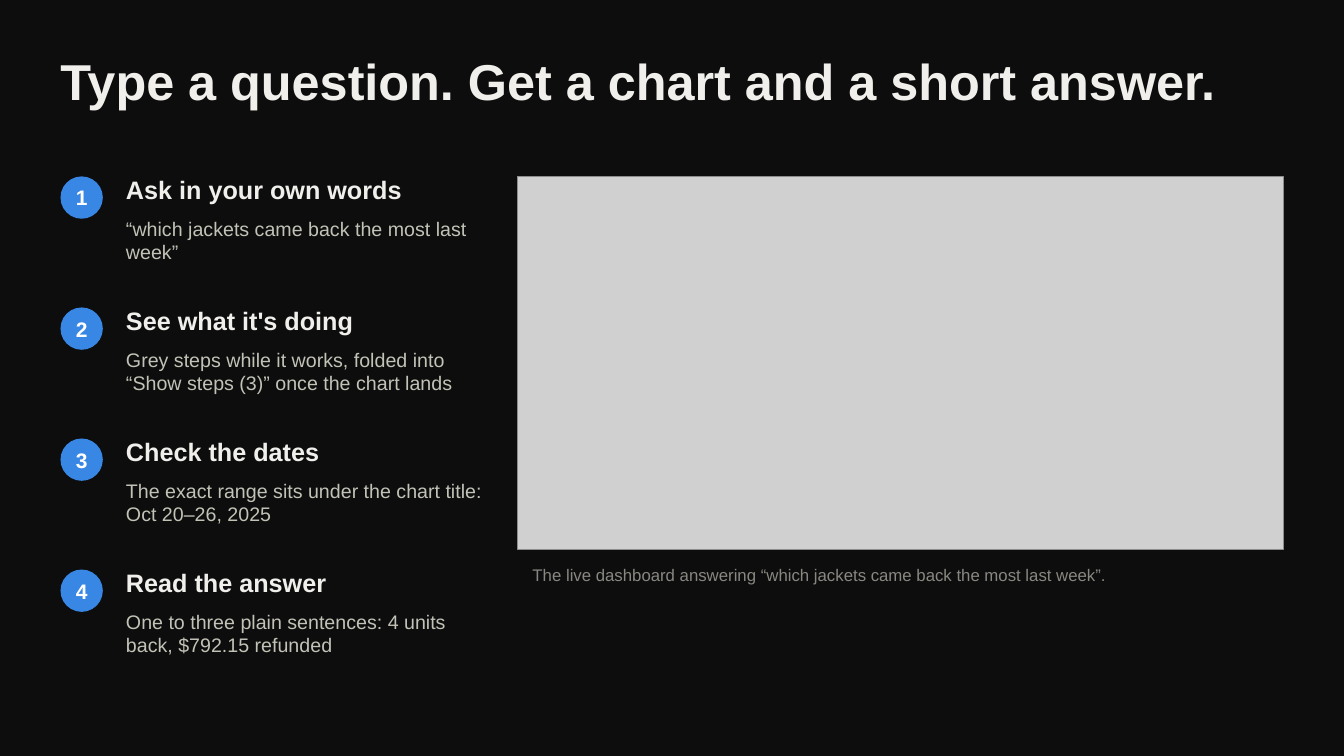
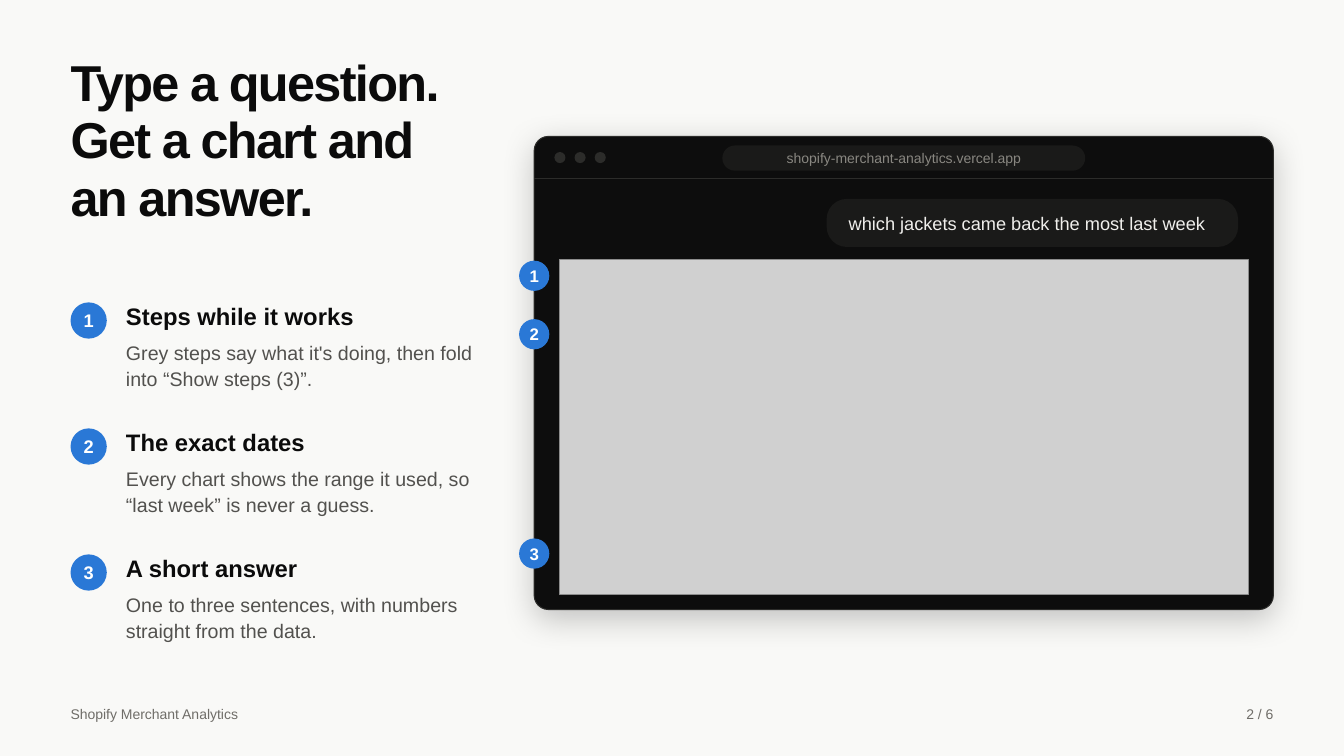
Before and after one commit to fuyofulo/shopify-merchant-analytics, a slide deck: slide 2 of deck/shopify-merchant-analytics.pptx. Drawn at 1344x756 pixels with LibreOffice and Linux fonts; fonts in the diff are those of the drawing; grey boxes stand for pictures. Boxes give left, top, right and bottom in pixels: in the first picture for what was removed or moved away, otherwise in the second. Text is boxed around its words. In the diff, an @@ line names an element or a change of style, - is before the commit and + after.

```diff
--- a/deck/shopify-merchant-analytics.pptx
+++ b/deck/shopify-merchant-analytics.pptx
@@ background #0D0D0D to #F9F9F7 @@
@@ title at (x1=71, y1=64, x2=440, y2=217): text changed; text colour #F0EFEC to #0B0B0B @@
-Type a question. Get a chart and a short answer.
+Type a question.
+Get a chart and
+an answer.
@@ rounded rectangle added at (x1=534, y1=136, x2=1273, y2=609), fill #0D0D0D, outline #2C2C2A 0.75 pt @@
@@ rounded rectangle added at (x1=723, y1=145, x2=1086, y2=170), fill #1A1A19 @@
@@ line added from (534, 178) to (1273, 178), #2C2C2A 0.75 pt @@
@@ ellipse added at (x1=555, y1=152, x2=566, y2=163), fill #2C2C2A @@
@@ ellipse added at (x1=575, y1=152, x2=586, y2=163), fill #2C2C2A @@
@@ ellipse added at (x1=595, y1=152, x2=606, y2=163), fill #2C2C2A @@
@@ text added at (x1=787, y1=153, x2=1021, y2=166), 10 pt, text #898781 @@
+shopify-merchant-analytics.vercel.app
@@ rounded rectangle added at (x1=827, y1=199, x2=1238, y2=247), fill #1A1A19 @@
@@ text "which jackets came back the ..." at (x1=849, y1=216, x2=1205, y2=234): vertical alignment top to middle @@
@@ text at (x1=849, y1=216, x2=1205, y2=234): text changed; size 14 to 13 pt; text colour #C3C2B7 to #F0EFEC @@
-“which jackets came back the most last week”
+which jackets came back the most last week
@@ ellipse added at (x1=519, y1=261, x2=549, y2=291), fill #2A78D6, 12 pt, text #FFFFFF, bold @@
+1
@@ picture resized from (x1=517, y1=176, x2=1284, y2=549) to (x1=560, y1=259, x2=1248, y2=595) @@
@@ size 15 to 13 pt; fill #3987E5 to #2A78D6 in 3 elements at (x1=71, y1=555, x2=107, y2=591), (x1=71, y1=429, x2=107, y2=465), (x1=71, y1=302, x2=107, y2=339) @@
@@ ellipse "1" resized from (x1=60, y1=176, x2=103, y2=219) to (x1=71, y1=302, x2=107, y2=339) @@
@@ text at (x1=126, y1=307, x2=354, y2=330): text changed; size 18 to 17 pt; text colour #F0EFEC to #0B0B0B @@
-Ask in your own words
+Steps while it works
@@ text removed at (x1=126, y1=311, x2=352, y2=336) @@
-See what it's doing
@@ ellipse added at (x1=519, y1=320, x2=549, y2=350), fill #2A78D6, 12 pt, text #FFFFFF, bold @@
+2
@@ text at (x1=126, y1=346, x2=472, y2=390): text changed; text colour #C3C2B7 to #52514E @@
-Grey steps while it works, folded into “Show steps (3)” once the chart lands
+Grey steps say what it's doing, then fold into “Show steps (3)”.
@@ ellipse "2" resized from (x1=60, y1=308, x2=103, y2=350) to (x1=71, y1=429, x2=107, y2=465) @@
@@ text at (x1=126, y1=433, x2=304, y2=452): text changed; size 18 to 17 pt; text colour #F0EFEC to #0B0B0B @@
-Check the dates
+The exact dates
@@ text added at (x1=126, y1=472, x2=470, y2=516), 14 pt, text #52514E @@
+Every chart shows the range it used, so “last week” is never a guess.
@@ ellipse added at (x1=519, y1=538, x2=549, y2=569), fill #2A78D6, 12 pt, text #FFFFFF, bold @@
+3
@@ ellipse "3" resized from (x1=60, y1=439, x2=103, y2=481) to (x1=71, y1=555, x2=107, y2=591) @@
@@ text at (x1=126, y1=559, x2=297, y2=578): text changed; size 18 to 17 pt; text colour #F0EFEC to #0B0B0B @@
-Read the answer
+A short answer
@@ text removed at (x1=532, y1=569, x2=1105, y2=585) @@
-The live dashboard answering “which jackets came back the most last week”.
@@ ellipse removed at (x1=60, y1=570, x2=103, y2=612) @@
-4
@@ text at (x1=126, y1=598, x2=457, y2=642): text changed; text colour #C3C2B7 to #52514E @@
-The exact range sits under the chart title: Oct 20–26, 2025
+One to three sentences, with numbers straight from the data.
@@ text removed at (x1=126, y1=615, x2=445, y2=655) @@
-One to three plain sentences: 4 units back, $792.15 refunded
@@ text added at (x1=71, y1=709, x2=238, y2=722), 10 pt, text #6F6D68 @@
+Shopify Merchant Analytics
@@ text added at (x1=1246, y1=709, x2=1274, y2=719), 10 pt, text #6F6D68 @@
+2 / 6
```
Also in this commit, not shown: 5 other slides changed, 2 other files.
